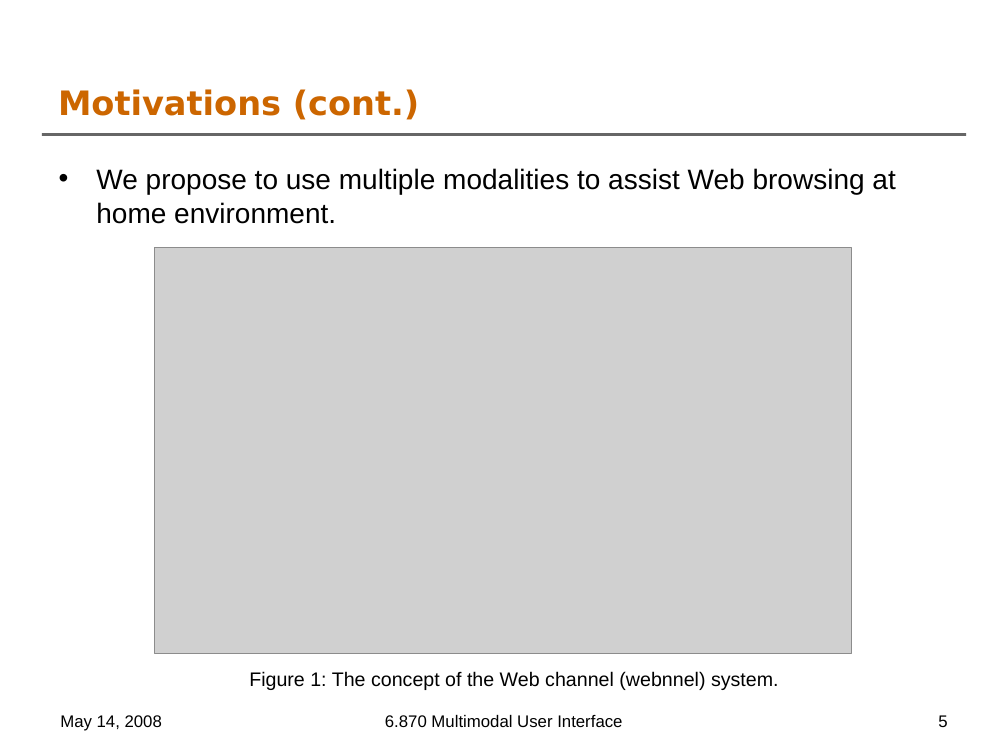
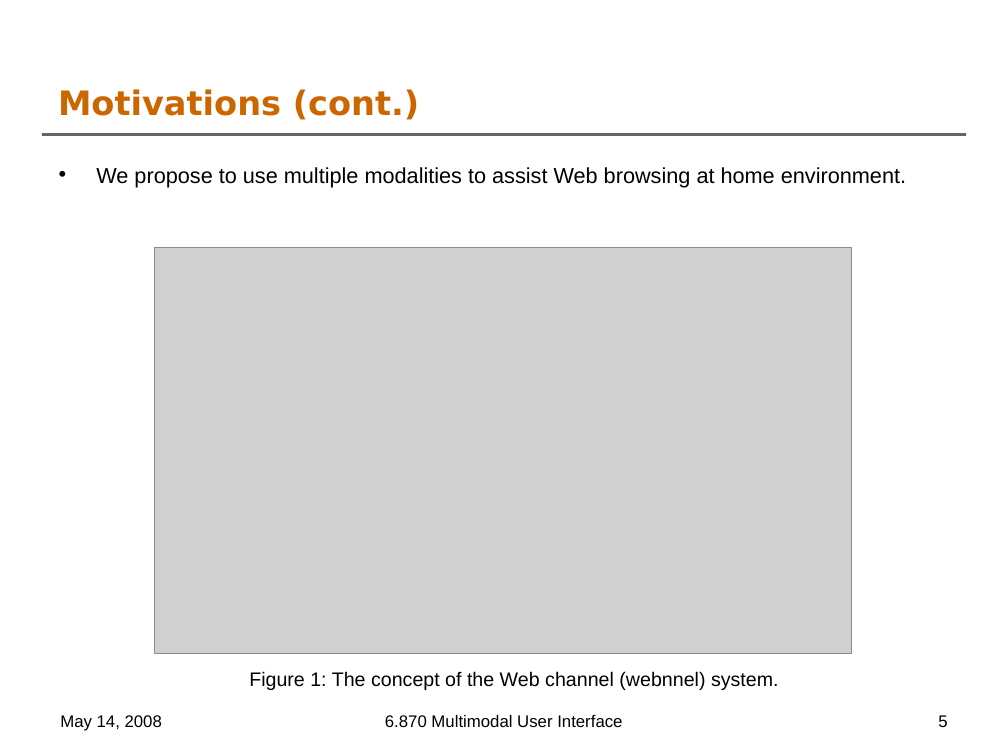
Before and after one commit to oshanis/webnnel, a slide deck: slide 5 of docs/6.870 Final Project Presentation.ppt. Drawn at 1008x756 pixels with LibreOffice and Linux fonts; fonts in the diff are those of the drawing; grey boxes stand for pictures; background and template pictures are left out. Boxes give left, top, right and bottom in pixels: in the first picture for what was removed or moved away, otherwise in the second. Text is boxed around its words. In the diff, an @@ line names an element or a change of style, - is before the commit and + after.

```diff
--- a/docs/6.870 Final Project Presentation.ppt
+++ b/docs/6.870 Final Project Presentation.ppt
@@ text "We propose to use multiple ..." at [96, 167, 906, 188]: size 20 to 15.5 pt @@
```
Also in this commit, not shown: 2 other slides changed, 1 slide added.
